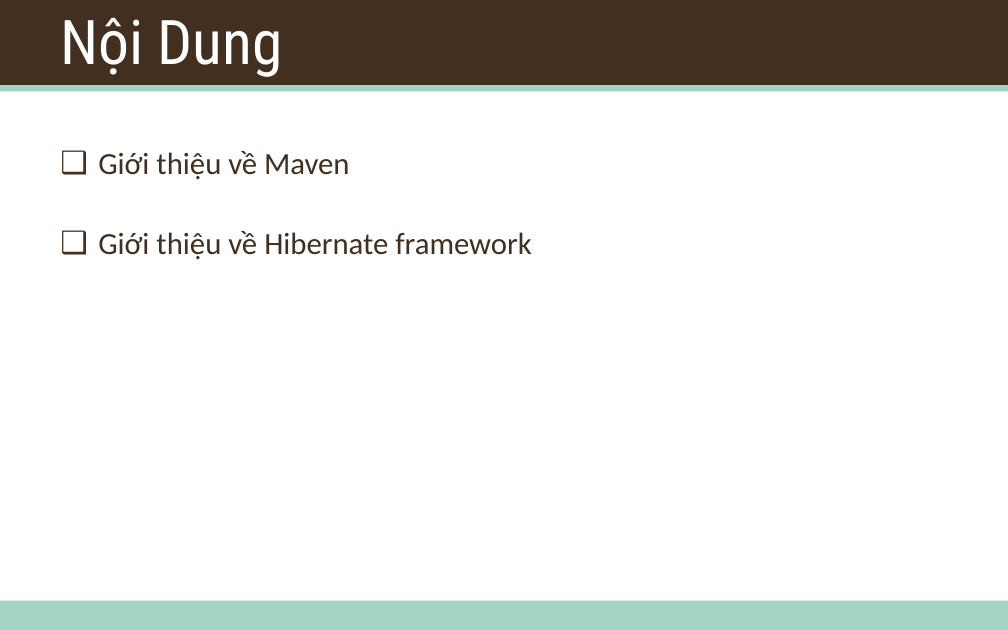
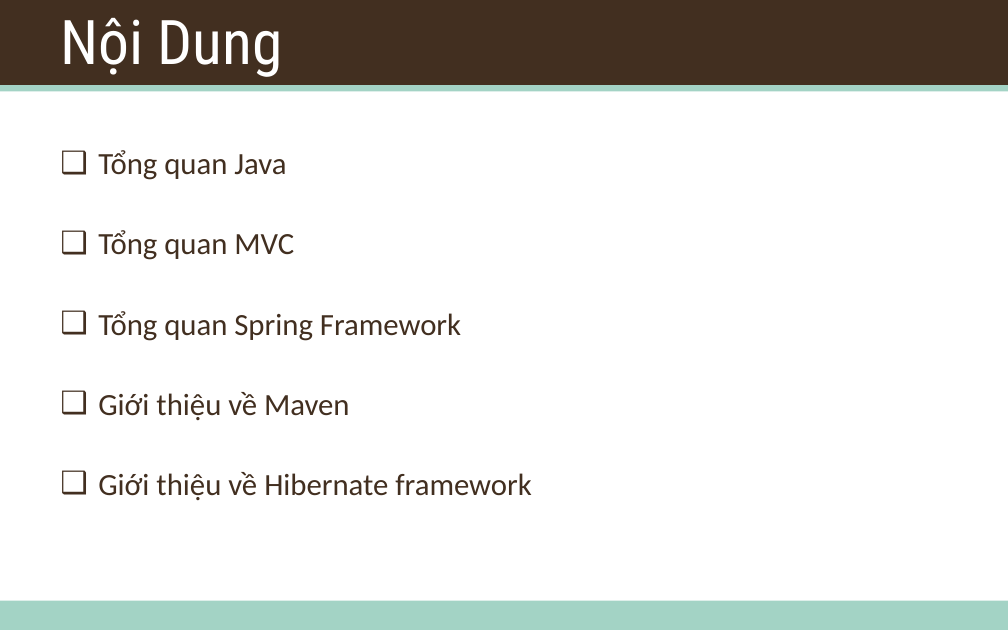
Before and after one commit to daotk/cap-deadline, a slide deck: slide 2 of Training/Training.pptx. Drawn at 1008x630 pixels with LibreOffice and Linux fonts; fonts in the diff are those of the drawing; background and template pictures are left out. Boxes give left, top, right and bottom in pixels: in the first picture for what was removed or moved away, otherwise in the second. Text is boxed around its words. In the diff, an @@ line names an element or a change of style, - is before the commit and + after.

```diff
--- a/Training/Training.pptx
+++ b/Training/Training.pptx
@@ text at <box>98,150,461,341</box>: paragraphs added @@
+❑ Tổng quan Java
+❑ Tổng quan MVC
+❑ Tổng quan Spring Framework
```
Also in this commit, not shown: 13 slides added, 1 slide removed.
